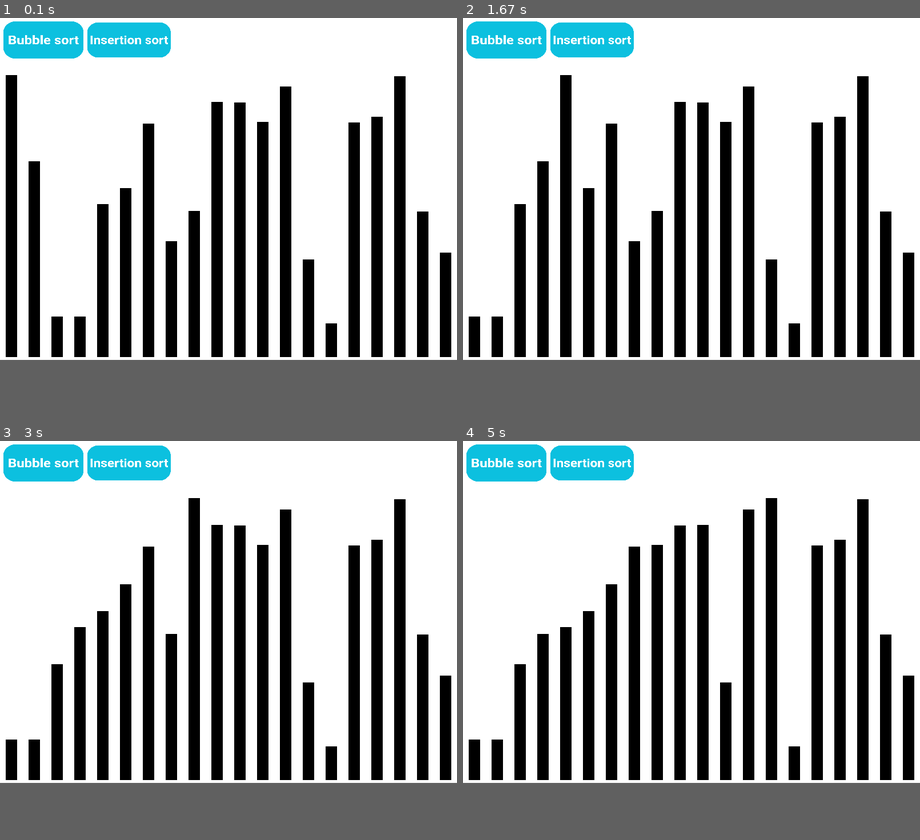
Above: before the commit, frames 1-4 (two rows, left to right).
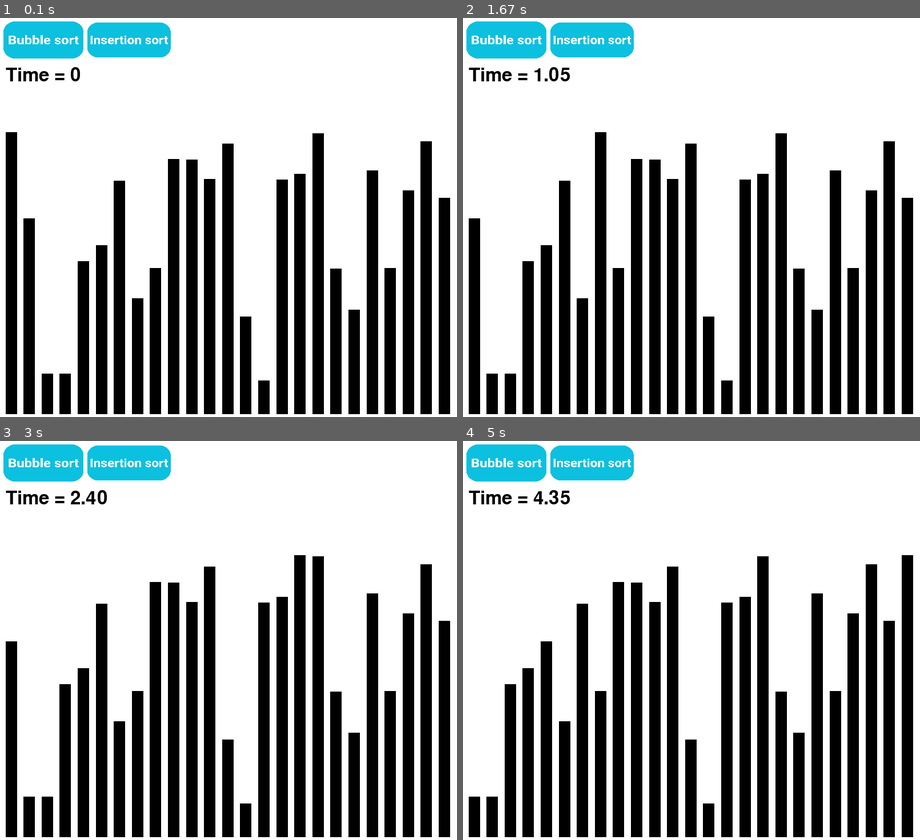
Above: after the commit, the same moments.

Repository: Vinayak2005917/Sort-with-pygame
Game: pygame game, started from main.py
The game is run twice, just before and just after one commit, with the same random seed, the same clock (stepped at 60 frames per second) and the same inputs.
Inputs (mouse positions are in pixels of both pictures, inside the frame that each line leads up to):
- Up to frame 1 (0.1 s): no input
- Up to frame 2 (1.67 s): click (504, 37) at 0.38 s
- Up to frame 3 (3 s): no input
- Up to frame 4 (5 s): no input
In our replay, the window is 800x600 before the commit and 800x700 after it. These sizes can differ from the game's own. Grey fills any space a smaller window leaves; there, only what the larger window draws over its background counts as a difference.

The runs differ from the first frame. In frame 1, 31% of the frame differs, in the area x 0-100%, y 12-100%; in frame 2, 33%; in frame 3, 31%; in frame 4, 30%.

Commit message:
added a timer

Diff:
--- a/main.py
+++ b/main.py
@@ -6,7 +6,7 @@
 
 
 pygame.init()
-WIDTH, HEIGHT = 800, 600
+WIDTH, HEIGHT = 800, 700
 screen = pygame.display.set_mode((WIDTH, HEIGHT),pygame.RESIZABLE)
 pygame.display.set_caption("Pygame Basic Setup")
 clock = pygame.time.Clock()
@@ -22,13 +22,23 @@
 insertion_sort_rect = pygame.Rect(150, 0, 150, 75)
 insertion_sort_image = pygame.image.load("Insertion sort.png")
 insertion_sort_image = pygame.transform.scale(insertion_sort_image, (150,75))
-inertion_sort = False
+insertion_sort = False
+
+
+#Timer
+count = 0
+timer_running = False
+start_time = 0
+font = pygame.font.SysFont(None, 48)
+text_surface = font.render(f'Time = {count}', True, (0, 0, 0))
+text_rect = text_surface.get_rect()
+text_rect.topleft = (10, 85)
 
 
 
 
 #this generates a list of random numbers
-numbers = [random.randint(50, 500) for _ in range(20)]
+numbers = [random.randint(50, 500) for _ in range(25)]
 
 # Main loop
 running = True
@@ -41,32 +51,53 @@
             screen = pygame.display.set_mode((WIDTH, HEIGHT), pygame.RESIZABLE)
         elif event.type == pygame.MOUSEBUTTONDOWN:
             if bubble_sort_rect.collidepoint(event.pos):
-                if bubble_sort_rect.collidepoint(event.pos):
-                    bubble_sort = True
-                    print("Bubble sort button clicked!")
+                bubble_sort = True
+                timer_running = True
+                start_time = pygame.time.get_ticks()
+                print("Bubble sort button clicked!")
+                sort_generator = sorting_functions.bubble_sort(numbers)
             elif insertion_sort_rect.collidepoint(event.pos):
-                if insertion_sort_rect.collidepoint(event.pos):
-                    inertion_sort = True
-                    print("Insertion sort button clicked!")
+                insertion_sort = True
+                timer_running = True
+                start_time = pygame.time.get_ticks()
+                print("Insertion sort button clicked!")
+                sort_generator = sorting_functions.selection_sort(numbers)
 
 
     screen.fill((255,255,255))
     screen.blit(bubble_sort_image, bubble_sort_rect)
     screen.blit(insertion_sort_image, insertion_sort_rect)
+    screen.blit(text_surface, text_rect)
 
 
 
-    for i in range(20):
+    for i in range(25):
         bar_height = numbers[i]
-        x = 10 + (i * 40)
-        y = 595 - bar_height
+        x = 10 + (i * 31.6)
+        y = 695 - bar_height
         pygame.draw.rect(screen, (0, 0, 0), (x, y, 20, bar_height))
 
-    if bubble_sort:
-        sorting_functions.bubble_sort(numbers)
-    elif inertion_sort:
-        sorting_functions.insertion_sort(numbers)
 
+
+
+
+    if bubble_sort or insertion_sort:
+        try:
+            next(sort_generator)
+        except StopIteration:
+            timer_running = False
+            bubble_sort = False
+            insertion_sort = False
+            elapsed_time = (pygame.time.get_ticks() - start_time) / 1000
+            text_surface = font.render(f'Sorted in {elapsed_time:.2f} seconds', True, (0, 0, 0))
+            text_rect = text_surface.get_rect()
+            text_rect.topleft = (10, 85)
+
+        if timer_running:
+            elapsed_time = (pygame.time.get_ticks() - start_time) / 1000
+            text_surface = font.render(f'Time = {elapsed_time:.2f}', True, (0, 0, 0))
+            text_rect = text_surface.get_rect()
+            text_rect.topleft = (10, 85)
 
     pygame.display.flip()
     clock.tick(FPS)
--- a/sorting_functions.py
+++ b/sorting_functions.py
@@ -8,7 +8,7 @@
             if arr[j] > arr[j + 1]:
                 time.sleep(0.15)
                 arr[j], arr[j + 1] = arr[j + 1], arr[j]
-                return arr
+                yield
 
 #Insertion Sort
 def insertion_sort(arr):
@@ -19,9 +19,23 @@
             time.sleep(0.15)
             arr[j + 1] = arr[j]
             j -= 1
+            yield
         arr[j + 1] = key
-    return arr
 
 
 
-#Selection Sort, Merge Sort, and Quick Sort
+#Selection Sort
+def selection_sort(arr):
+    for i in range(len(arr)):
+        min_index = i
+        for j in range(i + 1, len(arr)):
+            if arr[j] < arr[min_index]:
+                min_index = j
+        if min_index != i:
+            time.sleep(0.15)
+            arr[i], arr[min_index] = arr[min_index], arr[i]
+            yield
+
+
+
+# #Merge Sort, and Quick Sort
Binary file added: Selection sort.png
